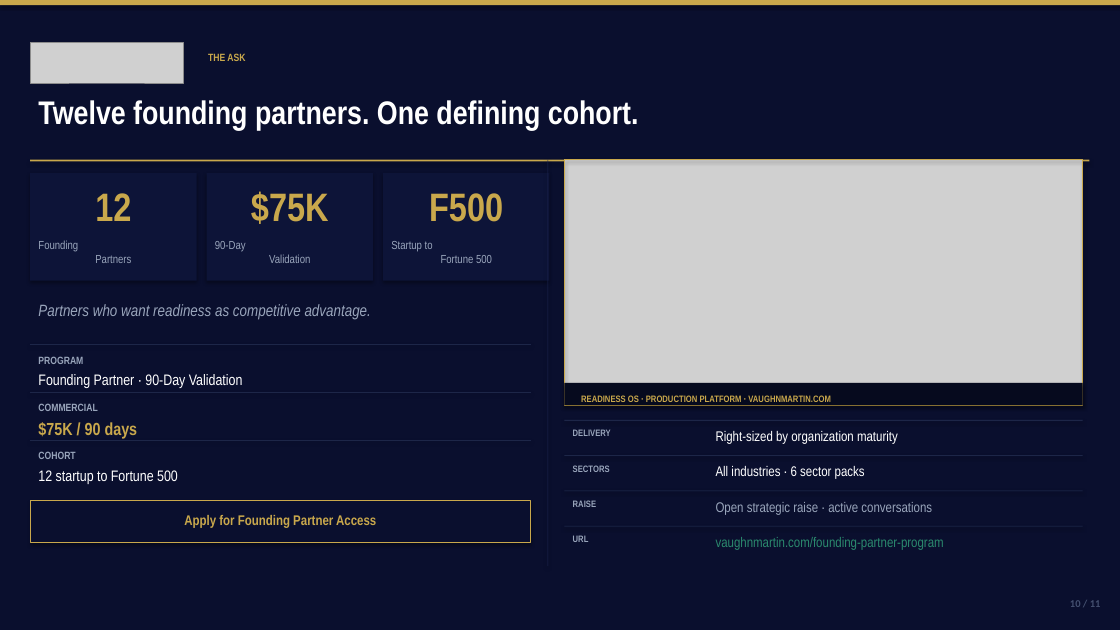
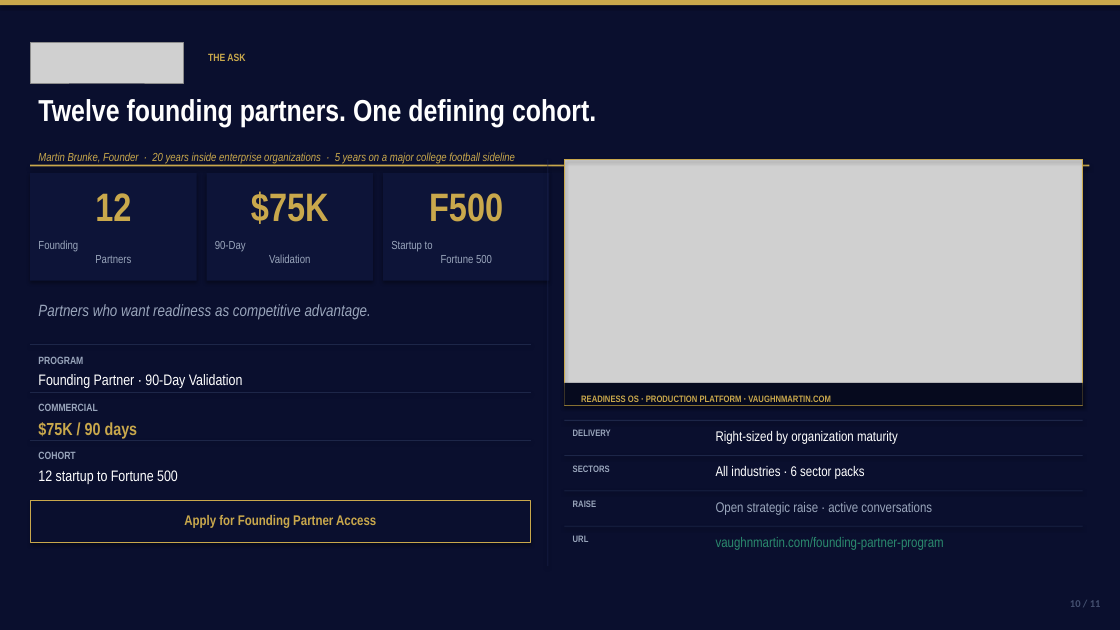
Before and after one commit to mbrunke18/CodePlatform1, a slide deck: slide 10 of attached_assets/VaughnMartin-Investor-Pitch-Deck-v10.pptx. Drawn at 1120x630 pixels with LibreOffice and Linux fonts; fonts in the diff are those of the drawing; grey boxes stand for pictures. Boxes give left, top, right and bottom in pixels: in the first picture for what was removed or moved away, otherwise in the second. Text is boxed around its words. In the diff, an @@ line names an element or a change of style, - is before the commit and + after.

```diff
--- a/attached_assets/VaughnMartin-Investor-Pitch-Deck-v10.pptx
+++ b/attached_assets/VaughnMartin-Investor-Pitch-Deck-v10.pptx
@@ text "Twelve founding partners. One defining ..." at [38,99,596,127]: size 28 to 26 pt @@
@@ rectangle: place and size @@
-rectangle at [30,160,1090,161]
+rectangle at [30,165,1090,166]
@@ text added at [38,152,515,164], 10 pt, text #C9A84C, italic @@
+Martin Brunke, Founder · 20 years inside enterprise organizations · 5 years on a major college football sideline
```
Also in this commit, not shown: 3 other files.
